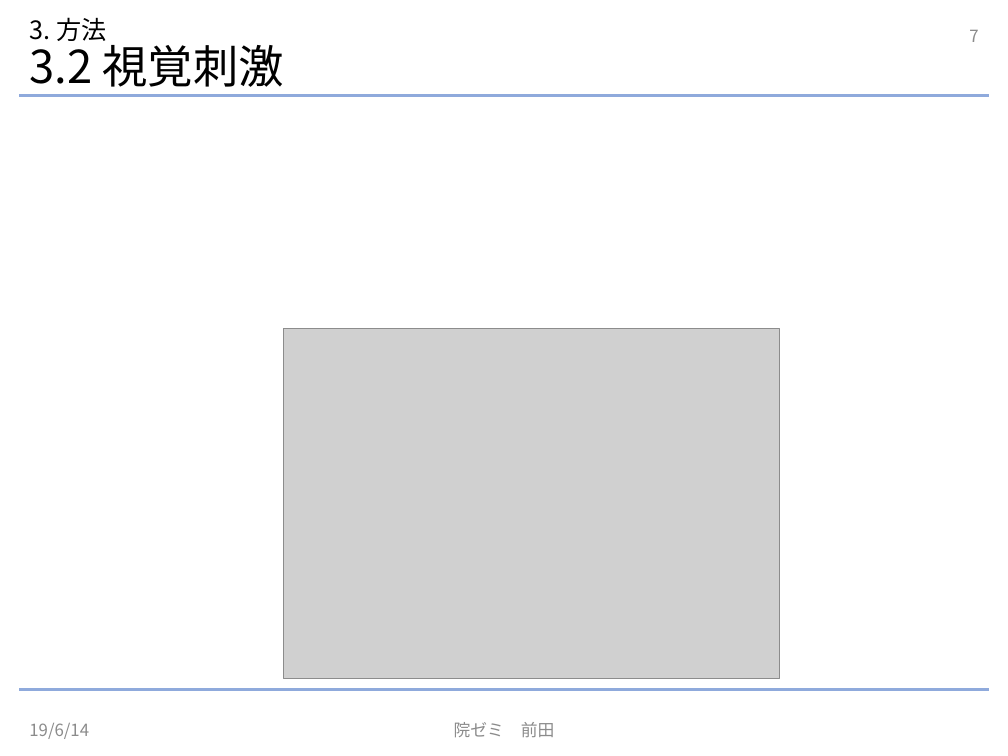
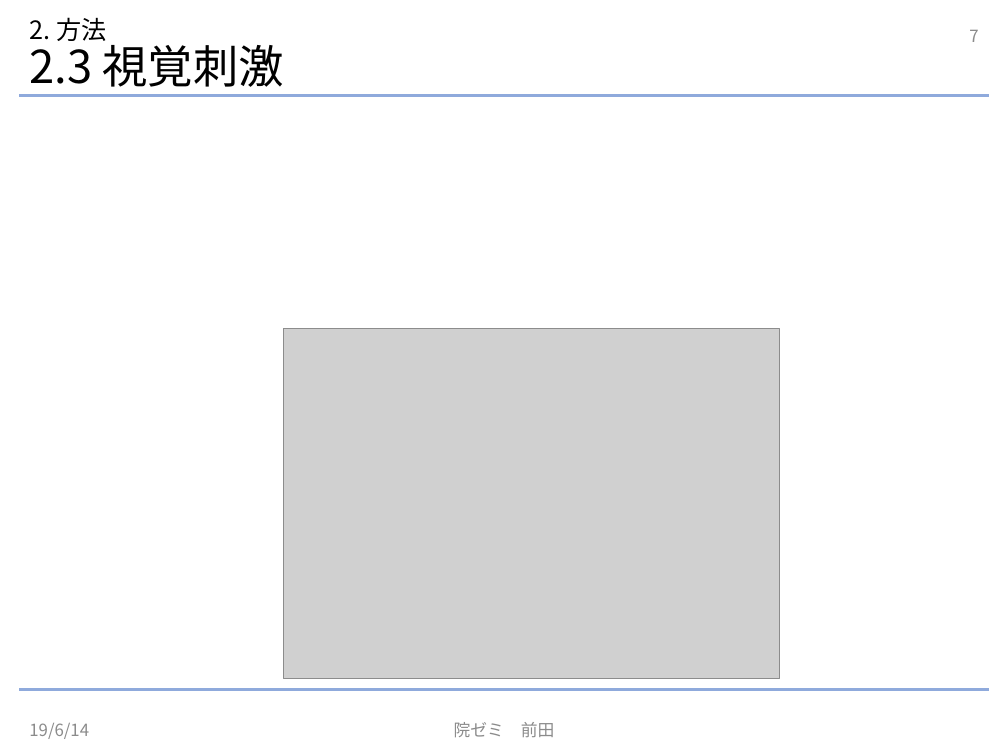
Before and after one commit to NephilimK/insemi190614, a slide deck: slide 7 of InSemi190614.pptx. Drawn at 1008x756 pixels with LibreOffice and Linux fonts; fonts in the diff are those of the drawing; grey boxes stand for pictures. Boxes give left, top, right and bottom in pixels: in the first picture for what was removed or moved away, otherwise in the second. Text is boxed around its words. In the diff, an @@ line names an element or a change of style, - is before the commit and + after.

```diff
--- a/InSemi190614.pptx
+++ b/InSemi190614.pptx
@@ title at [29,17,284,95]: text changed @@
-3. 方法
-3.2 視覚刺激
+2. 方法
+2.3 視覚刺激
```
Also in this commit, not shown: 9 other slides changed, 1 other file.
